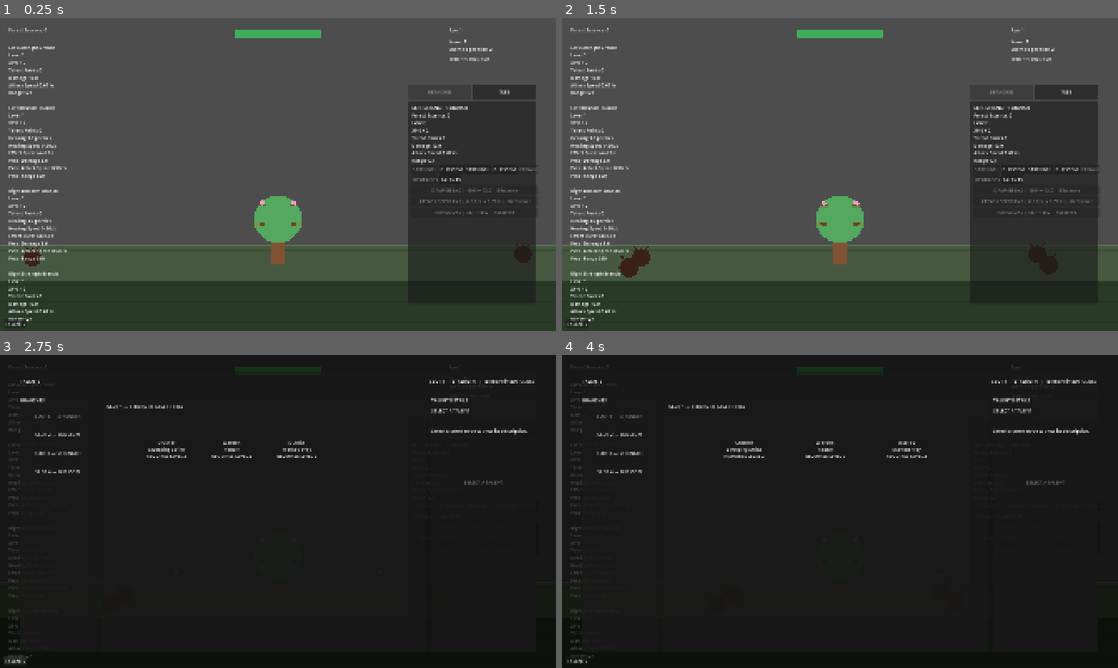
Above: before the commit, frames 1-4 (two rows, left to right).
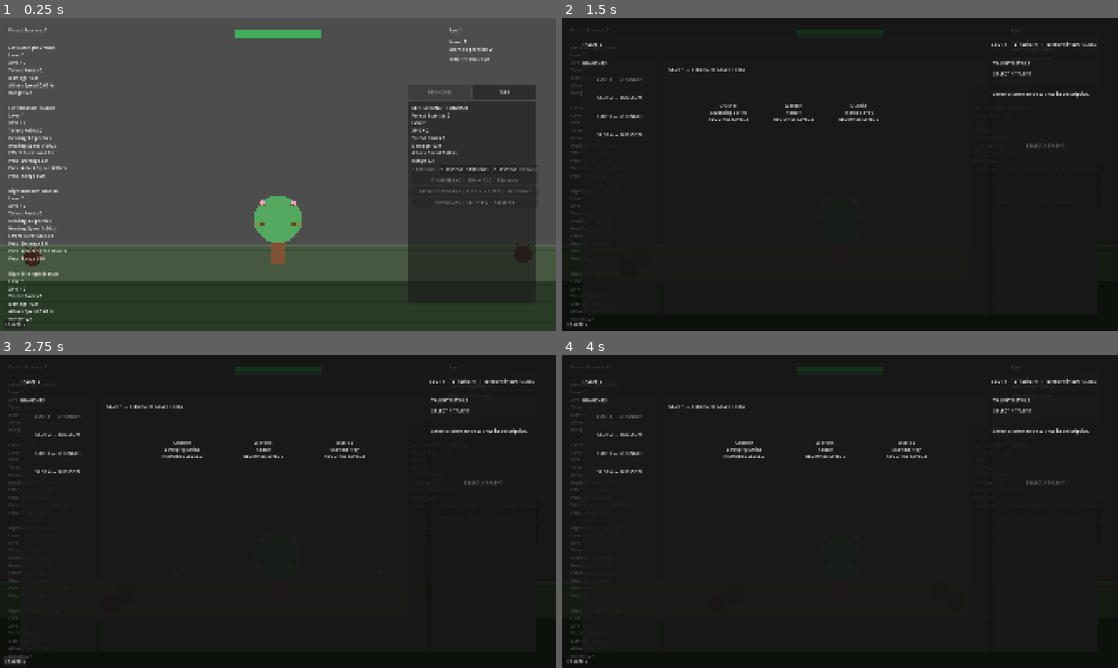
Above: after the commit, the same moments.

Repository: Triggggie/tree-guardian
Game: Godot game, scene res://scenes/main_world.tscn
Two runs of this game, one before a commit and one after it. Both use one fixed random seed, a clock stepped at 60 frames per second and the inputs below.
Inputs (mouse positions are in pixels of both pictures, inside the frame that each line leads up to):
- Up to frame 1 (0.25 s): no input
- Up to frame 2 (1.5 s): click "TALENTS" at 0.5 s; click (984, 180) at 1.25 s, where only the run before the commit has a clickable "UPGRADES"
- Up to frame 3 (2.75 s): click "TALENTS" at 2 s
- Up to frame 4 (4 s): click "SLOT 2 — BLOSSOM" at 2.75 s; click "SLOT 1 — STRENGTH" at 3.5 s

The runs differ from the first frame. In frame 1, 0.3% of the frame differs, in the area x 74-96%, y 51-63%; in frame 2, 88%, in the area x 0-100%, y 0-100%; in frame 3, 0.7%; in frame 4, less than 0.1%.

Commit message:
Remove legacy talent mode from upgrade panel

Diff:
--- a/scenes/main_world.tscn
+++ b/scenes/main_world.tscn
@@ -186,37 +186,6 @@
 [node name="Slot5Button" type="Button" parent="UI/BranchUpgradePanel/VBoxContainer/BranchSlotButtons" unique_id=707782473]
 layout_mode = 2
 
-[node name="BranchModeTabs" type="HBoxContainer" parent="UI/BranchUpgradePanel/VBoxContainer" unique_id=1239448736]
-layout_mode = 2
-
-[node name="UpgradesTabButton" type="Button" parent="UI/BranchUpgradePanel/VBoxContainer/BranchModeTabs" unique_id=349362428]
-layout_mode = 2
-
-[node name="TalentsTabButton" type="Button" parent="UI/BranchUpgradePanel/VBoxContainer/BranchModeTabs" unique_id=447345457]
-layout_mode = 2
-
-[node name="TalentInfoLabel" type="Label" parent="UI/BranchUpgradePanel/VBoxContainer" unique_id=144982122]
-visible = false
-layout_mode = 2
-
-[node name="CrusherTalentButton" type="Button" parent="UI/BranchUpgradePanel/VBoxContainer" unique_id=1379963825]
-custom_minimum_size = Vector2(0, 75)
-layout_mode = 2
-text = "SWEEPING STRIKE"
-autowrap_mode = 3
-
-[node name="WardenTalentButton" type="Button" parent="UI/BranchUpgradePanel/VBoxContainer" unique_id=962004013]
-custom_minimum_size = Vector2(0, 75)
-layout_mode = 2
-text = "REBUFF"
-autowrap_mode = 3
-
-[node name="DuelistTalentButton" type="Button" parent="UI/BranchUpgradePanel/VBoxContainer" unique_id=1413144976]
-custom_minimum_size = Vector2(0, 75)
-layout_mode = 2
-text = "MARKED PREY"
-autowrap_mode = 3
-
 [node name="DamageButton" type="Button" parent="UI/BranchUpgradePanel/VBoxContainer" unique_id=1364386985]
 custom_minimum_size = Vector2(0, 34)
 layout_mode = 2
--- a/scripts/branch_upgrade_panel.gd
+++ b/scripts/branch_upgrade_panel.gd
@@ -3,11 +3,6 @@
 
 const BRANCH_SLOT_COUNT: int = 5
 const CROWN_SLOT_ARRAY_INDEX: int = 4
-
-enum PanelMode {
-	UPGRADES,
-	TALENTS
-}
 
 
 @onready var branch_name_label: Label = (
@@ -26,30 +21,6 @@
 	$VBoxContainer/BranchSlotButtons/Slot5Button
 ]
 
-@onready var upgrades_tab_button: Button = (
-	$VBoxContainer/BranchModeTabs/UpgradesTabButton
-)
-
-@onready var talents_tab_button: Button = (
-	$VBoxContainer/BranchModeTabs/TalentsTabButton
-)
-
-@onready var talent_info_label: Label = (
-	$VBoxContainer/TalentInfoLabel
-)
-
-@onready var crusher_talent_button: Button = (
-	$VBoxContainer/CrusherTalentButton
-)
-
-@onready var warden_talent_button: Button = (
-	$VBoxContainer/WardenTalentButton
-)
-
-@onready var duelist_talent_button: Button = (
-	$VBoxContainer/DuelistTalentButton
-)
-
 @onready var damage_button: Button = (
 	$VBoxContainer/DamageButton
 )
@@ -74,23 +45,15 @@
 ]
 
 var upgrade_buttons: Array[Button] = []
-var talent_buttons: Array[Button] = []
 
 var selected_slot_array_index: int = -1
 var selected_branch: Node
-
-var current_panel_mode: PanelMode = (
-	PanelMode.UPGRADES
-)
 
 
 func _ready() -> void:
 	tree_node = (
 		get_tree().get_first_node_in_group("tree")
 	)
-
-	upgrades_tab_button.text = "UPGRADES"
-	talents_tab_button.text = "TALENTS"
 
 	upgrade_buttons = [
 		damage_button,
@@ -98,22 +61,12 @@
 		range_button
 	]
 
-	talent_buttons = [
-		crusher_talent_button,
-		warden_talent_button,
-		duelist_talent_button
-	]
-
 	connect_slot_buttons()
 	connect_upgrade_buttons()
-	connect_talent_buttons()
-	connect_mode_tabs()
 	connect_tree_signals()
 
 	find_available_branches()
 	select_first_available_branch()
-
-	show_upgrades_mode()
 
 
 func connect_slot_buttons() -> void:
@@ -146,31 +99,6 @@
 				button_index
 			)
 		)
-
-
-func connect_talent_buttons() -> void:
-	for button_index in range(
-		talent_buttons.size()
-	):
-		var talent_button: Button = (
-			talent_buttons[button_index]
-		)
-
-		talent_button.pressed.connect(
-			_on_talent_button_pressed.bind(
-				button_index
-			)
-		)
-
-
-func connect_mode_tabs() -> void:
-	upgrades_tab_button.pressed.connect(
-		show_upgrades_mode
-	)
-
-	talents_tab_button.pressed.connect(
-		show_talents_mode
-	)
 
 
 func connect_tree_signals() -> void:
@@ -214,7 +142,8 @@
 
 		if (
 			slot_array_index < 0
-			or slot_array_index >= BRANCH_SLOT_COUNT
+			or slot_array_index
+			>= BRANCH_SLOT_COUNT
 		):
 			push_warning(
 				"%s has invalid slot_index %d. "
@@ -338,18 +267,6 @@
 		"_on_branch_upgrade_changed"
 	)
 
-	connect_signal_if_needed(
-		selected_branch,
-		"talent_points_changed",
-		"_on_talent_points_changed"
-	)
-
-	connect_signal_if_needed(
-		selected_branch,
-		"talent_changed",
-		"_on_branch_talent_changed"
-	)
-
 
 func connect_signal_if_needed(
 	source_node: Node,
@@ -378,24 +295,6 @@
 	signal_object.connect(callback)
 
 
-func show_upgrades_mode() -> void:
-	current_panel_mode = PanelMode.UPGRADES
-
-	upgrades_tab_button.disabled = true
-	talents_tab_button.disabled = false
-
-	update_panel()
-
-
-func show_talents_mode() -> void:
-	current_panel_mode = PanelMode.TALENTS
-
-	upgrades_tab_button.disabled = false
-	talents_tab_button.disabled = true
-
-	update_panel()
-
-
 func update_panel() -> void:
 	update_branch_slot_buttons()
 
@@ -404,148 +303,20 @@
 	):
 		branch_name_label.text = "NO BRANCH"
 		branch_stats_label.text = ""
-
-		talent_info_label.visible = false
 
 		for button in upgrade_buttons:
 			button.visible = false
 			button.disabled = true
 
-		for button in talent_buttons:
-			button.visible = false
-			button.disabled = true
-
 		return
 
 	update_branch_name()
 	update_branch_statistics()
-	update_mode_content()
-
-
-func update_mode_content() -> void:
-	match current_panel_mode:
-		PanelMode.UPGRADES:
-			show_upgrade_content()
-
-		PanelMode.TALENTS:
-			show_talent_content()
-
-
-func show_upgrade_content() -> void:
-	talent_info_label.visible = false
-
-	for button in talent_buttons:
-		button.visible = false
-		button.disabled = true
 
 	for button in upgrade_buttons:
 		button.visible = true
 
 	update_upgrade_buttons()
-
-
-func show_talent_content() -> void:
-	for button in upgrade_buttons:
-		button.visible = false
-		button.disabled = true
-
-	talent_info_label.visible = true
-
-	var talent_points: int = 0
-
-	if selected_branch.has_method(
-		"get_available_talent_points"
-	):
-		talent_points = int(
-			selected_branch
-			.get_available_talent_points()
-		)
-
-	talent_info_label.text = (
-		"TALENT POINTS: %d"
-		% talent_points
-	)
-
-	update_talent_buttons()
-
-
-func update_talent_buttons() -> void:
-	var talent_ids: Array = []
-
-	if selected_branch.has_method(
-		"get_talent_ids"
-	):
-		talent_ids = (
-			selected_branch.get_talent_ids()
-		)
-
-	for button_index in range(
-		talent_buttons.size()
-	):
-		var button: Button = (
-			talent_buttons[button_index]
-		)
-
-		if button_index >= talent_ids.size():
-			button.visible = false
-			button.disabled = true
-			continue
-
-		button.visible = true
-
-		var talent_id: StringName = (
-			talent_ids[button_index]
-		)
-
-		update_talent_button(
-			button,
-			talent_id
-		)
-
-
-func update_talent_button(
-	button: Button,
-	talent_id: StringName
-) -> void:
-	var branch_name: String = str(
-		selected_branch.get_talent_branch_name(
-			talent_id
-		)
-	)
-
-	var display_name: String = str(
-		selected_branch.get_talent_display_name(
-			talent_id
-		)
-	)
-
-	var description: String = str(
-		selected_branch.get_talent_description(
-			talent_id
-		)
-	)
-
-	var status_text: String = str(
-		selected_branch.get_talent_status_text(
-			talent_id
-		)
-	)
-
-	button.text = (
-		"%s — %s\n%s\n[%s]"
-		% [
-			branch_name.to_upper(),
-			display_name.to_upper(),
-			description,
-			status_text
-		]
-	)
-
-	button.disabled = not bool(
-		selected_branch.can_purchase_talent(
-			talent_id
-		)
-	)
 
 
 func update_branch_slot_buttons() -> void:
@@ -852,43 +623,6 @@
 	update_panel()
 
 
-func _on_talent_button_pressed(
-	button_index: int
-) -> void:
-	if not is_instance_valid(
-		selected_branch
-	):
-		return
-
-	if not selected_branch.has_method(
-		"get_talent_ids"
-	):
-		return
-
-	var talent_ids: Array = (
-		selected_branch.get_talent_ids()
-	)
-
-	if (
-		button_index < 0
-		or button_index >= talent_ids.size()
-	):
-		return
-
-	var talent_id: StringName = (
-		talent_ids[button_index]
-	)
-
-	if selected_branch.has_method(
-		"purchase_talent"
-	):
-		selected_branch.purchase_talent(
-			talent_id
-		)
-
-	update_panel()
-
-
 func _on_forest_essence_changed(
 	_new_amount: int
 ) -> void:
@@ -913,17 +647,3 @@
 	_new_level: int
 ) -> void:
 	update_panel()
-
-
-func _on_talent_points_changed(
-	_available_points: int,
-	_total_points_earned: int
-) -> void:
-	update_panel()
-
-
-func _on_branch_talent_changed(
-	_talent_id: StringName,
-	_is_purchased: bool
-) -> void:
-	update_panel()
